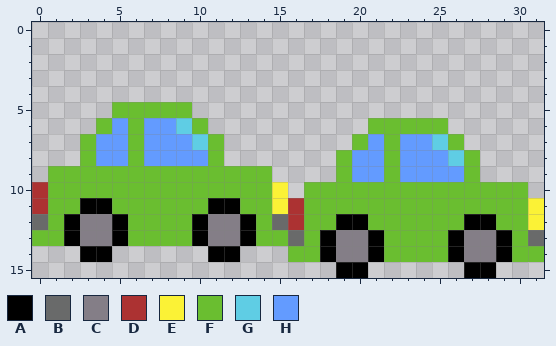
One commit to this pixel-art sprite: assets/data/car.png. Above, as it was before the edit.
The file is 32x16 pixels.
Palette (. is transparent): A #000000  B #696a6a  C #847e87  D #ac3232  E #fbf236  F #6abe30  G #5fcde4  H #639bff
Now the later version:
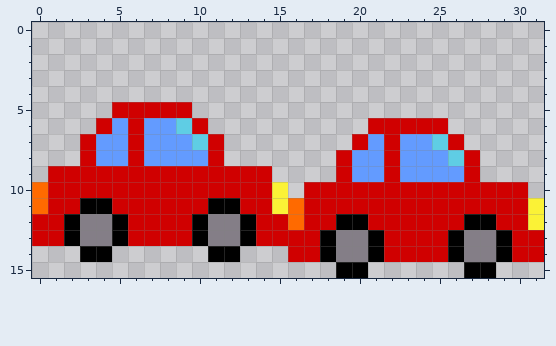
Log entry: Adding darker car animation.
The exact change:
@@ palette @@
-D #ac3232
+D #ff6a00
-F #6abe30
+F #d00000
@@ x 0..31 @@
 11 DFFAAFFFFFFAAFFEDFFFFFFFFFFFFFFE
-12 BFACCAFFFFACCAFBDFFAAFFFFFFAAFFE
-13 FFACCAFFFFACCAFFBFACCAFFFFACCAFB
+12 FFACCAFFFFACCAFFDFFAAFFFFFFAAFFE
+13 FFACCAFFFFACCAFFFFACCAFFFFACCAFF
 14 ...AA......AA...FFACCAFFFFACCAFF
Changed places in both pictures, as pixel boxes (x1, y1, x2, y2):
changed: (32, 102, 544, 262)
